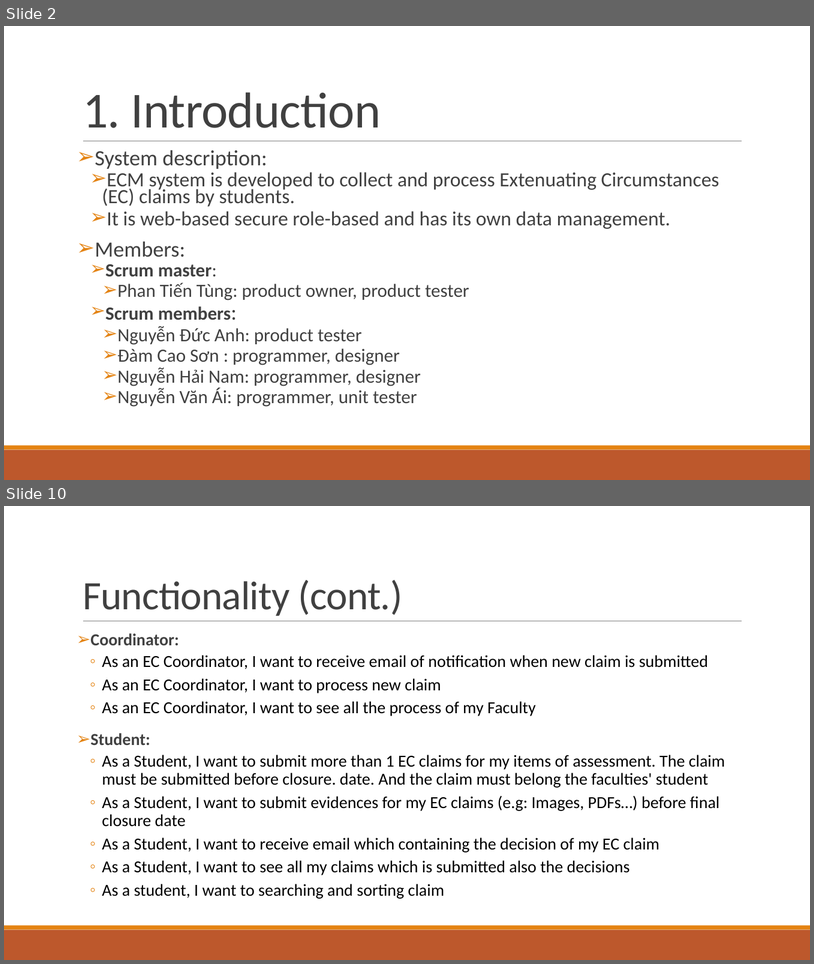
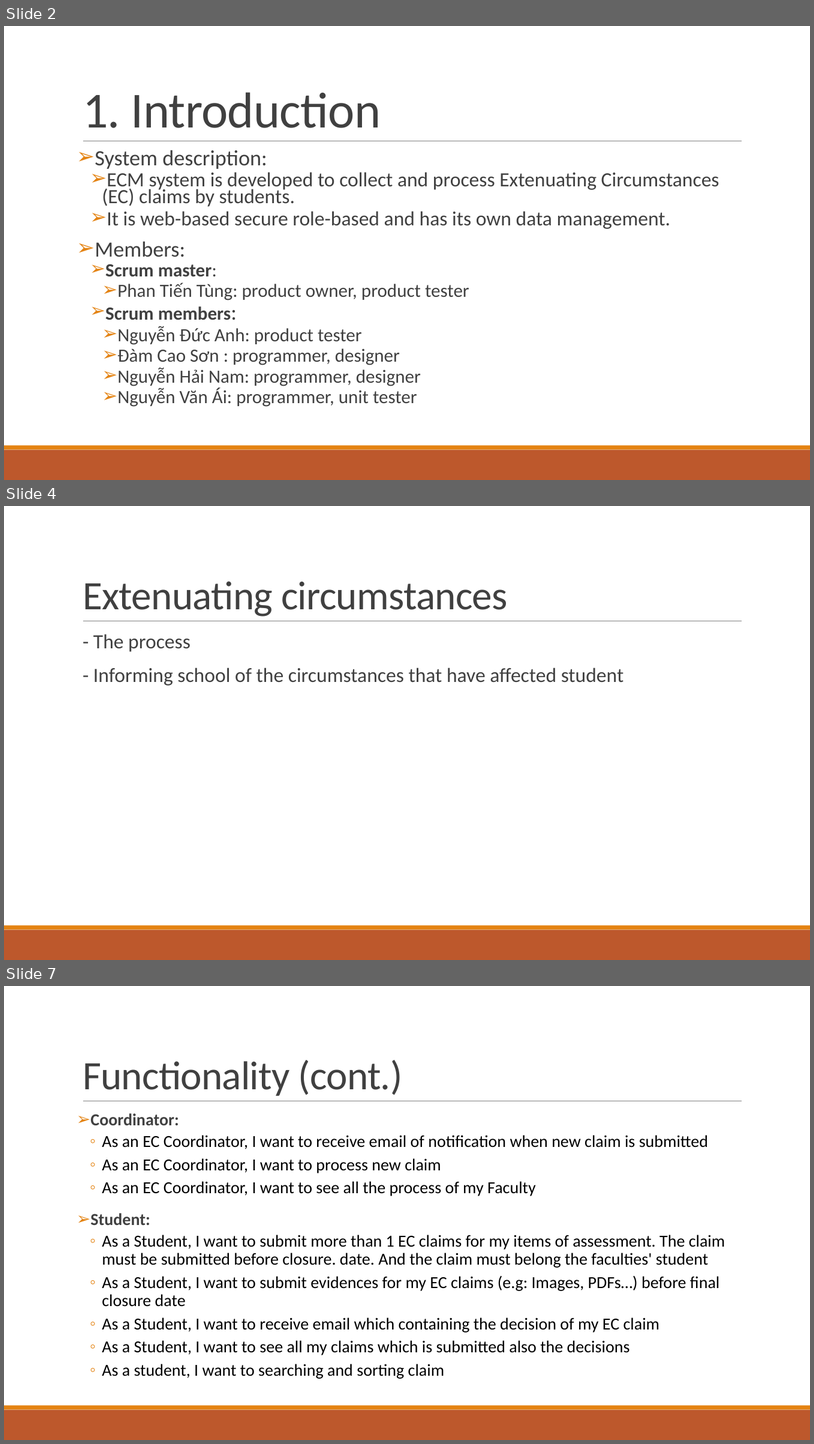
Before and after one commit to kaka-develop/ec-management, a slide deck: documents/Presentation.pptx. Shown one above the other, each under a label of ours: slides 2 and 10 before the commit, slides 2, 4 and 7 after it; the slides between them are not shown. The pictures are 814x964 and 814x1444 pixels, drawn with LibreOffice and Linux fonts; fonts in the diff are those of the drawing. Boxes give left, top, right and bottom in pixels: in the first picture for what was removed or moved away, otherwise in the second. Text is boxed around its words. In the diff, an @@ line names an element or a change of style, - is before the commit and + after.

```diff
--- a/documents/Presentation.pptx
+++ b/documents/Presentation.pptx
@@ slide 4 added at <box>4,506,810,960</box>, background #FFFFFF; not listed: 3 template elements that a slide beside it also shows @@
@@ title added at <box>83,581,508,616</box>, 48 pt, text #404040 @@
+Extenuating circumstances
@@ text added at <box>93,634,624,685</box>, 24 pt, text #404040 @@
+  - The process
+  - Informing school of the circumstances that have affected student
@@ what was slide 10 is now slide 7 @@
```
Also in this commit, not shown: 8 slides changed, 17 other slides added.
